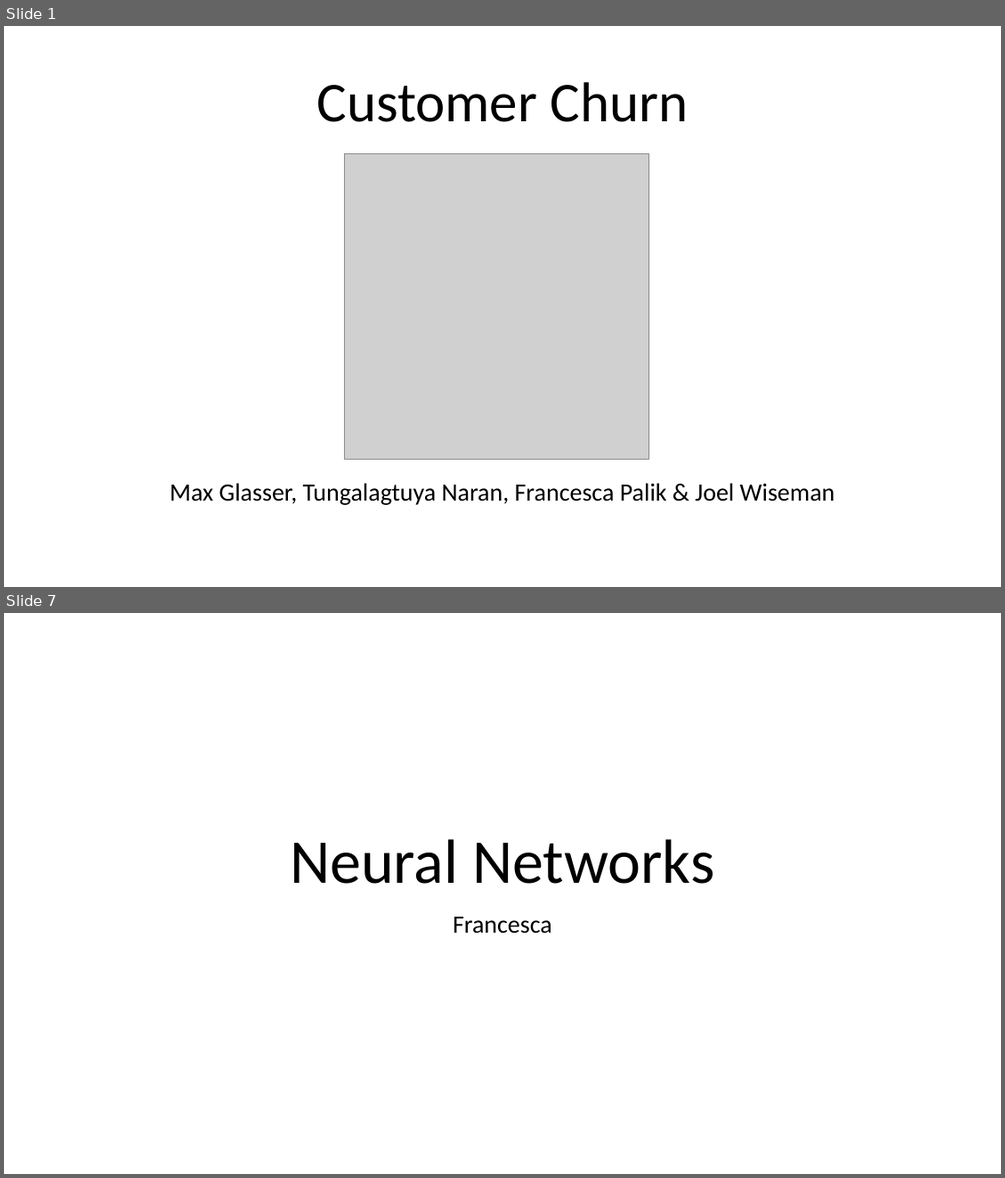
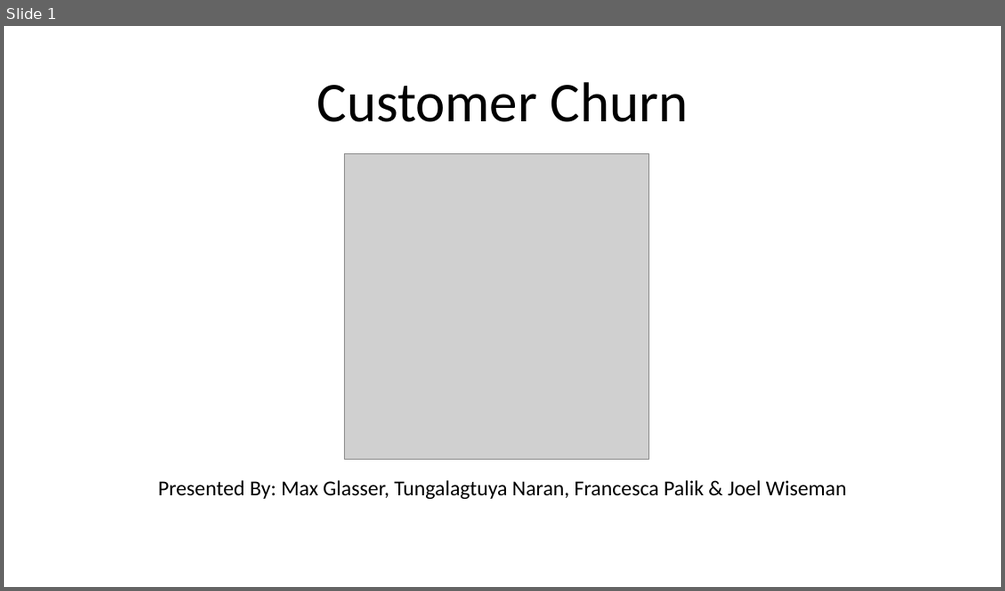
Before and after one commit to mglasser123/Project4, a slide deck: Customer Churn.pptx. Shown one above the other, each under a label of ours: slides 1 and 7 before the commit, slide 1 after it; the slides between them are not shown. The pictures are 1005x1178 and 1005x591 pixels, drawn with LibreOffice and Linux fonts; fonts in the diff are those of the drawing; grey boxes stand for pictures. Boxes give left, top, right and bottom in pixels: in the first picture for what was removed or moved away, otherwise in the second. Text is boxed around its words. In the diff, an @@ line names an element or a change of style, - is before the commit and + after.

```diff
--- a/Customer Churn.pptx
+++ b/Customer Churn.pptx
@@ slide 7 removed at bbox=[4, 613, 1001, 1174], background #FFFFFF @@
@@ title removed at bbox=[290, 839, 714, 884] @@
-Neural Networks
@@ subtitle removed at bbox=[453, 916, 552, 933] @@
-Francesca
@@ slide 1 changed as well @@
@@ subtitle at bbox=[158, 480, 847, 499]: text changed; size 24 to 20.4 pt @@
-Max Glasser, Tungalagtuya Naran, Francesca Palik & Joel Wiseman
+Presented By: Max Glasser, Tungalagtuya Naran, Francesca Palik & Joel Wiseman
```
Also in this commit, not shown: 2 other slides changed, 11 slides added, 5 other slides removed.
